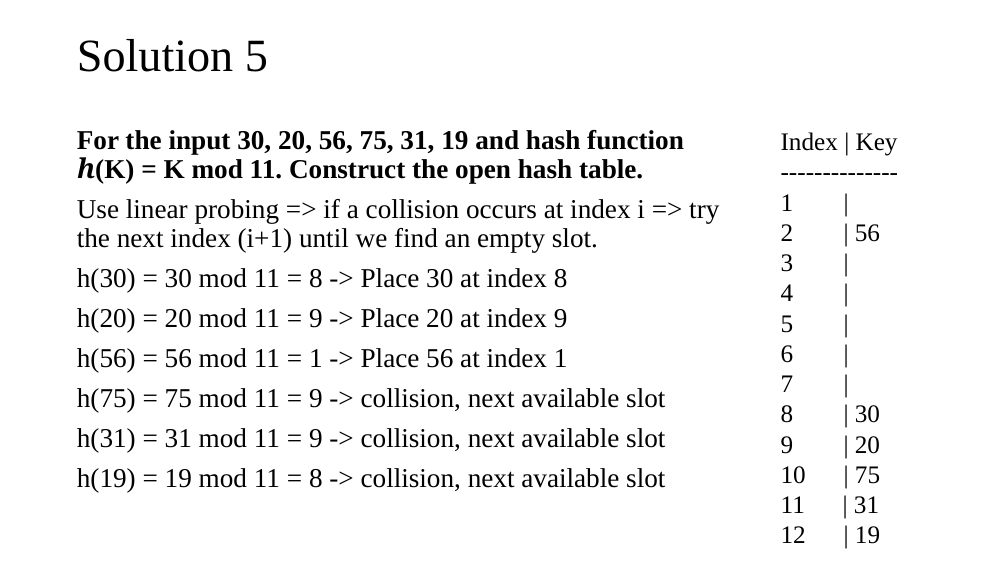
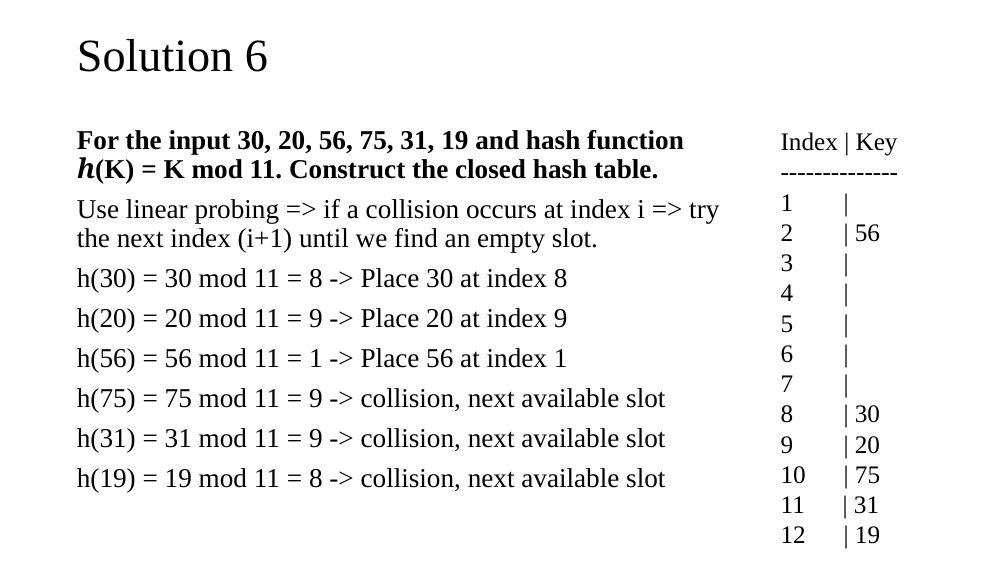
Before and after one commit to tamlhp/2801ict, a slide deck: slide 44 of week-7&8/problem-set/2801ict-week7&8.pptx (slide 38 before the commit). Drawn at 1008x567 pixels with LibreOffice and Linux fonts; fonts in the diff are those of the drawing. Boxes give left, top, right and bottom in pixels: in the first picture for what was removed or moved away, otherwise in the second. Text is boxed around its words. In the diff, an @@ line names an element or a change of style, - is before the commit and + after.

```diff
--- a/week-7&8/problem-set/2801ict-week7&8.pptx
+++ b/week-7&8/problem-set/2801ict-week7&8.pptx
@@ title at (x1=77, y1=39, x2=268, y2=72): text changed @@
-Solution 5
+Solution 6
@@ text at (x1=77, y1=130, x2=684, y2=183): text changed @@
-For the input 30, 20, 56, 75, 31, 19 and hash function ℎ(K) = K mod 11. Construct the open hash table.
+For the input 30, 20, 56, 75, 31, 19 and hash function ℎ(K) = K mod 11. Construct the closed hash table.
```
Also in this commit, not shown: 39 other slides changed, 8 slides added, 1 slide removed.
